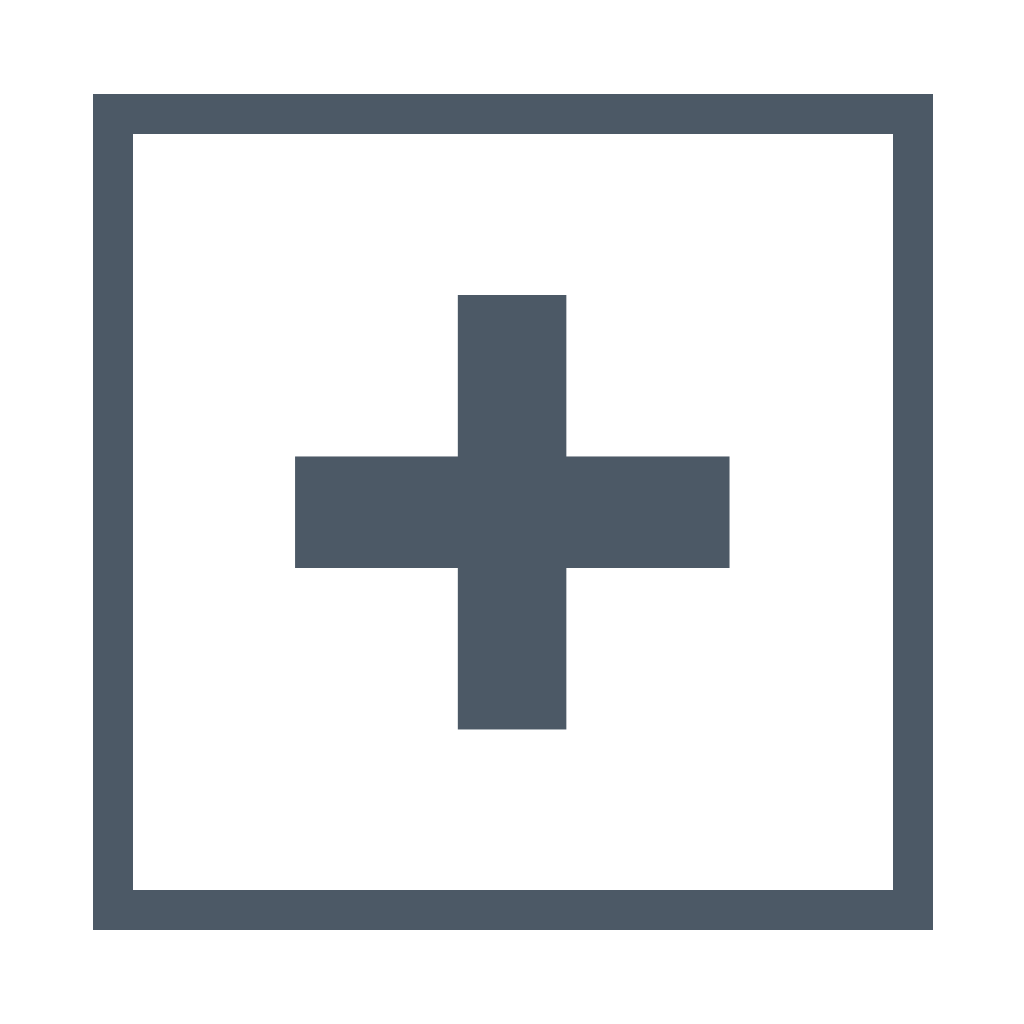
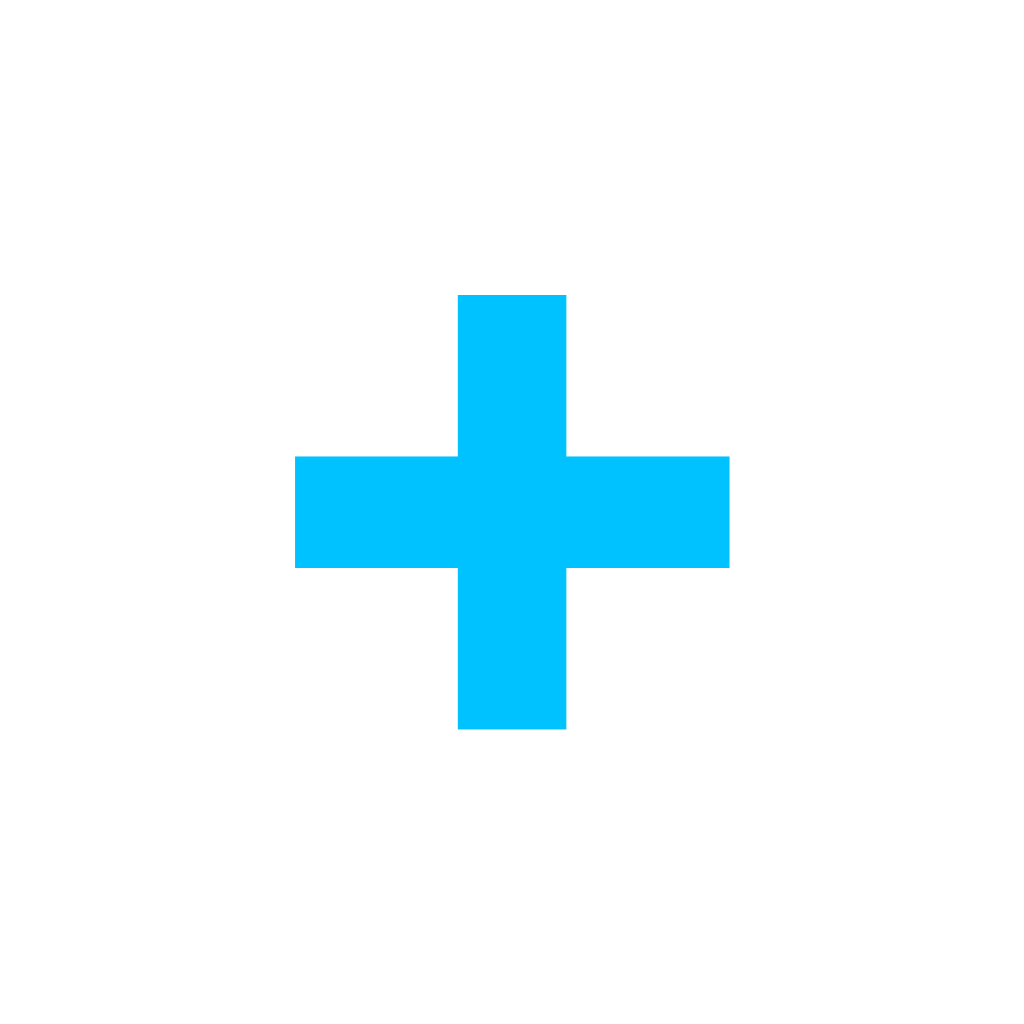
Layer changes from the first 1024 × 1024 image to the second:
painted on "+" over [295, 295, 730, 730]
hid "Background" over [113, 114, 913, 910]
